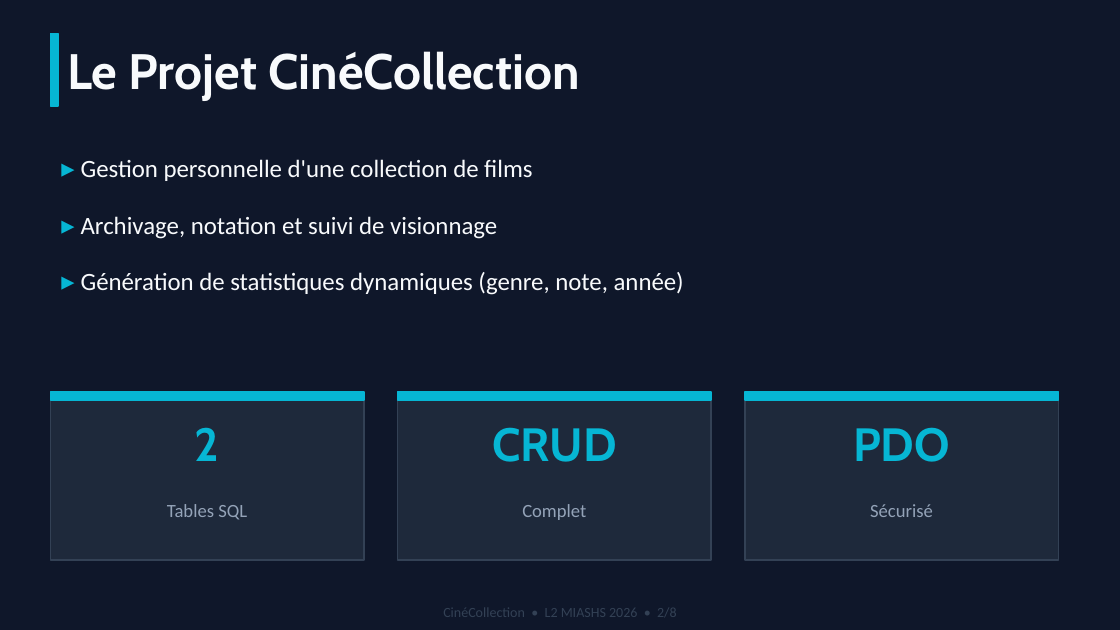
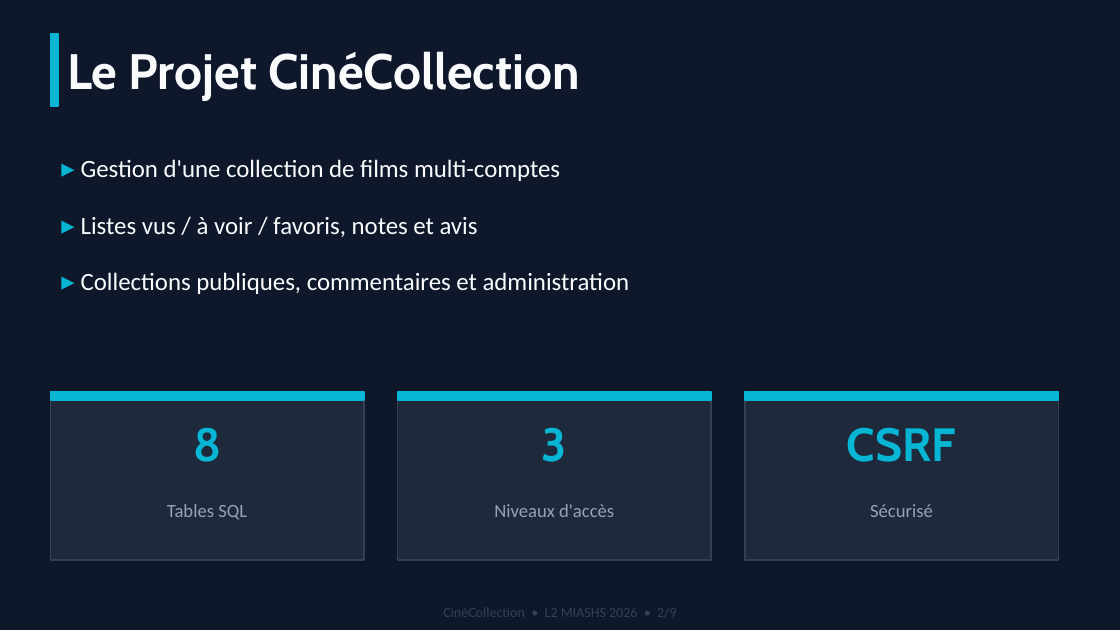
Before and after one commit to Anasse95/cinecollection, a slide deck: slide 2 of docs/CineCollection_Presentation.pptx. Drawn at 1120x630 pixels with LibreOffice and Linux fonts; fonts in the diff are those of the drawing. Boxes give left, top, right and bottom in pixels: in the first picture for what was removed or moved away, otherwise in the second. Text is boxed around its words. In the diff, an @@ line names an element or a change of style, - is before the commit and + after.

```diff
--- a/docs/CineCollection_Presentation.pptx
+++ b/docs/CineCollection_Presentation.pptx
@@ text at (81,159,630,294): text changed @@
-▸ Gestion personnelle d'une collection de films
-▸ Archivage, notation et suivi de visionnage
-▸ Génération de statistiques dynamiques (genre, note, année)
+▸ Gestion d'une collection de films multi-comptes
+▸ Listes vus / à voir / favoris, notes et avis
+▸ Collections publiques, commentaires et administration
@@ text at (193,427,221,462): text changed @@
-2
+8
@@ text at (542,427,567,462): text changed @@
-CRUD
+3
@@ text at (847,427,956,462): text changed @@
-PDO
+CSRF
@@ text at (494,504,614,517): text changed @@
-Complet
+Niveaux d'accès
```
Also in this commit, not shown: 7 other slides changed, 1 slide added, 2 other files.
